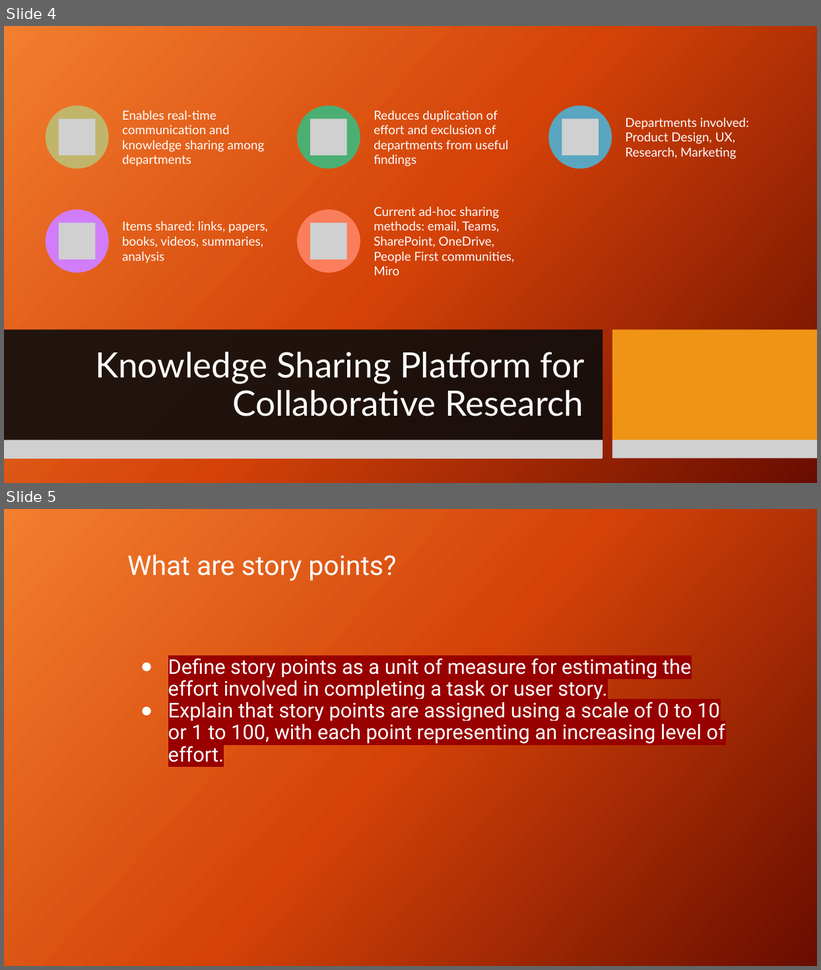
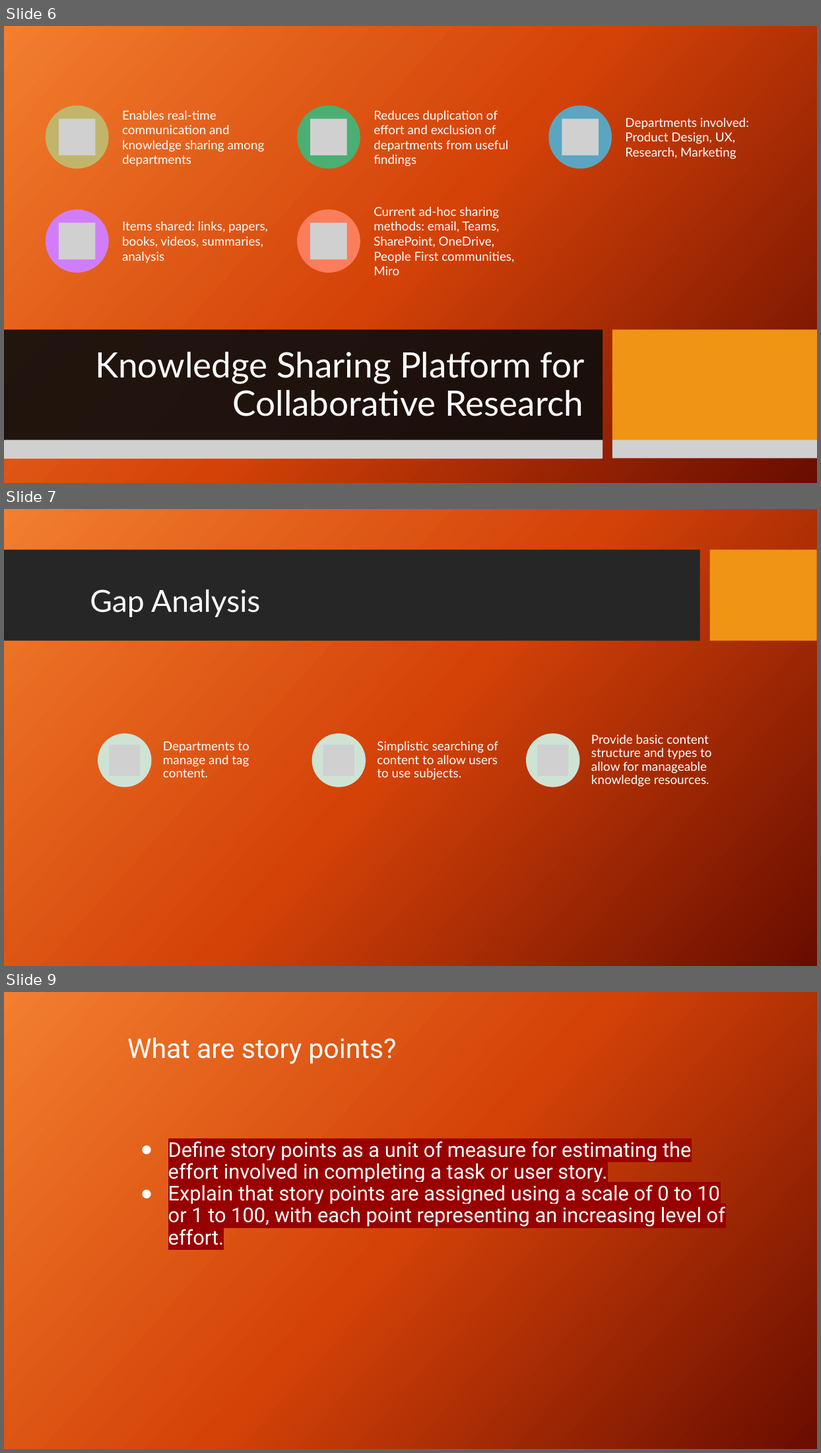
Before and after one commit to CallumWalterWhite/knowledge-sharing-platform, a slide deck: report/Work-based Project Pres.pptx. Shown one above the other, each under a label of ours: slides 4 and 5 before the commit, slides 6, 7 and 9 after it; the slides between them are not shown. The pictures are 821x970 and 821x1453 pixels, drawn with LibreOffice and Linux fonts; fonts in the diff are those of the drawing; grey boxes stand for pictures; background and template pictures are left out. Boxes give left, top, right and bottom in pixels: in the first picture for what was removed or moved away, otherwise in the second. Text is boxed around its words. In the diff, an @@ line names an element or a change of style, - is before the commit and + after.

```diff
--- a/report/Work-based Project Pres.pptx
+++ b/report/Work-based Project Pres.pptx
@@ slide 7 added at <box>4,509,817,966</box>, background picture (left out) @@
@@ rectangle added at <box>4,550,700,641</box>, fill #262626 @@
@@ rectangle added at <box>710,550,816,641</box>, fill #F09415 @@
@@ title added at <box>90,590,260,617</box>, 27 pt, text #FFFFFF @@
+Gap Analysis
@@ group added at <box>98,733,712,787</box>: 3 ellipses, 3 pictures, 3 texts @@
+Departments to manage and tag content.
+Simplistic searching of content to allow users to use subjects.
+Provide basic content structure and types to allow for manageable knowledge resources.
@@ what was slide 4 is now slide 6 @@
@@ what was slide 5 is now slide 9 @@
```
Also in this commit, not shown: 3 other slides added, 1 other file.
